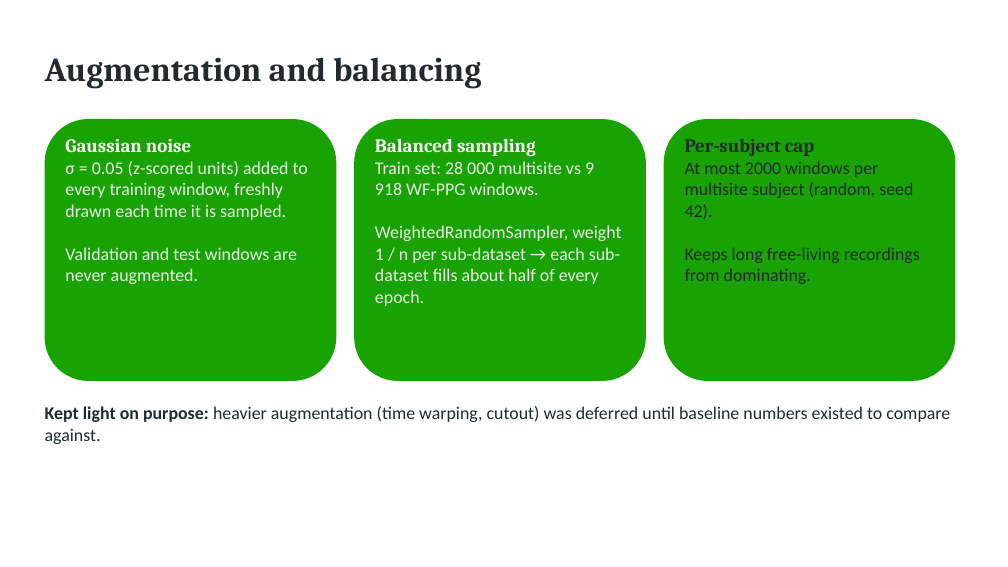
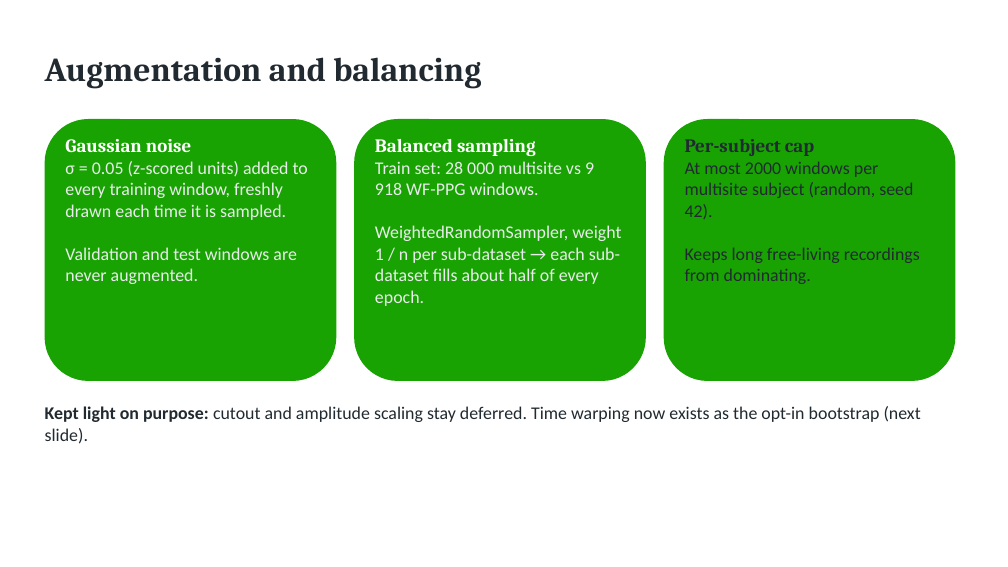
Before and after one commit to havedere/BSAA_HR, a slide deck: slide 8 of docs/hr_cnn_bilstm_results.odp (slide 5 before the commit). Drawn at 1008x567 pixels with LibreOffice and Linux fonts; fonts in the diff are those of the drawing. Boxes give left, top, right and bottom in pixels: in the first picture for what was removed or moved away, otherwise in the second. Text is boxed around its words. In the diff, an @@ line names an element or a change of style, - is before the commit and + after.

```diff
--- a/docs/hr_cnn_bilstm_results.odp
+++ b/docs/hr_cnn_bilstm_results.odp
@@ text at [45, 406, 921, 444]: text changed @@
-Kept light on purpose: heavier augmentation (time warping, cutout) was deferred until baseline numbers existed to compare against.
+Kept light on purpose: cutout and amplitude scaling stay deferred. Time warping now exists as the opt-in bootstrap (next slide).
```
Also in this commit, not shown: 5 other slides changed, 28 slides added, 6 slides removed, 3 other files.
